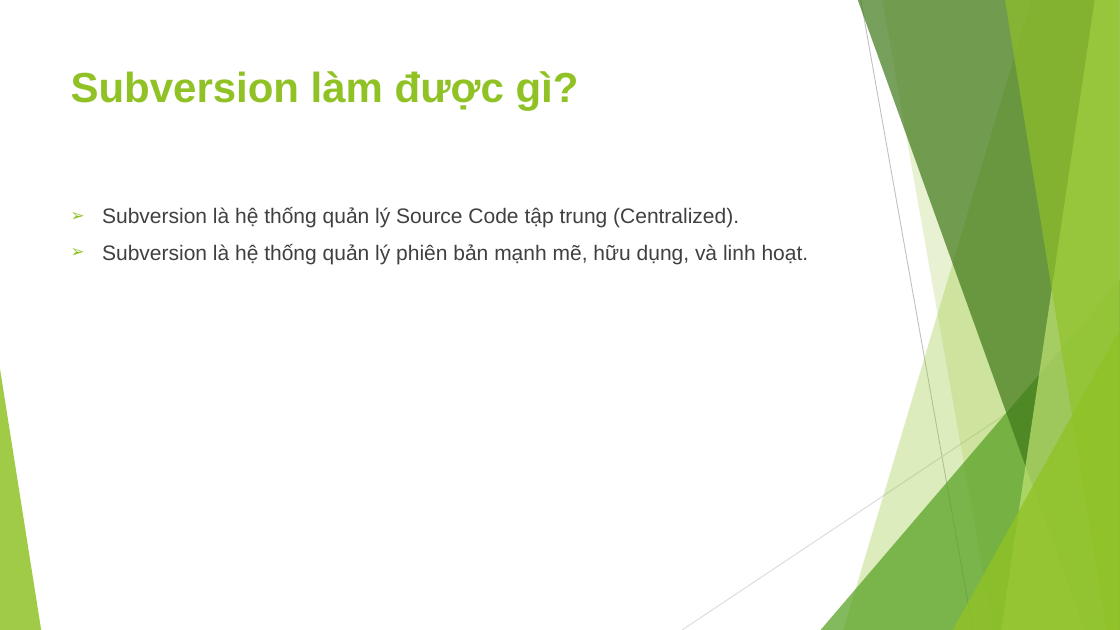
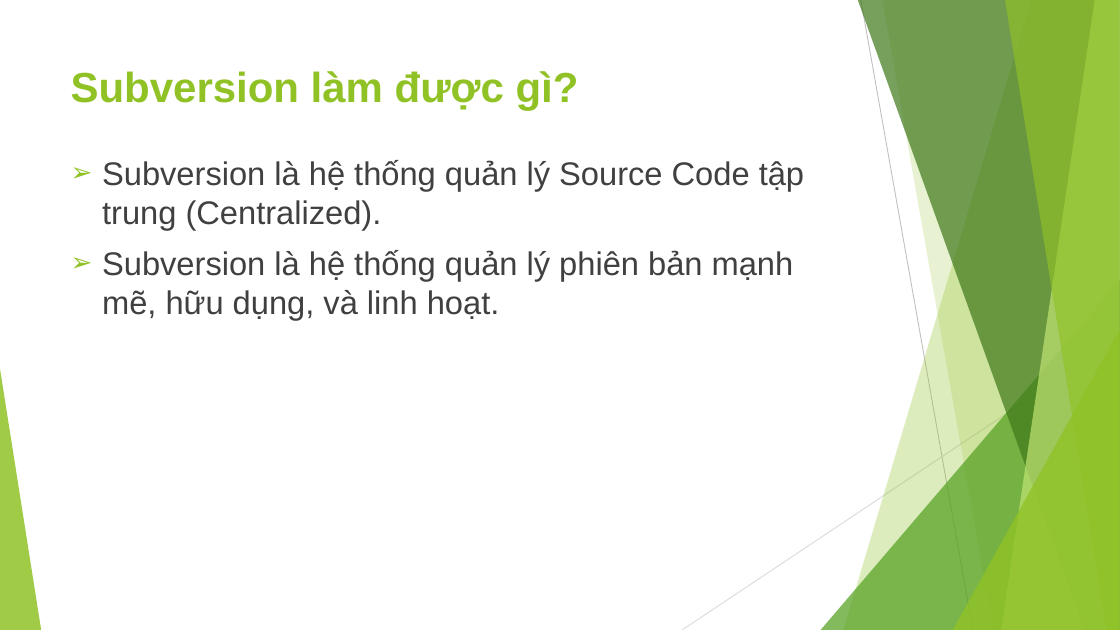
Before and after one commit to leqnam/pmbok-rnl, a slide deck: slide 7 of Bao-cao-QLDA/Nhom-6_SVN.pptx. Drawn at 1120x630 pixels with LibreOffice and Linux fonts; fonts in the diff are those of the drawing. Boxes give left, top, right and bottom in pixels: in the first picture for what was removed or moved away, otherwise in the second. Text is boxed around its words. In the diff, an @@ line names an element or a change of style, - is before the commit and + after.

```diff
--- a/Bao-cao-QLDA/Nhom-6_SVN.pptx
+++ b/Bao-cao-QLDA/Nhom-6_SVN.pptx
@@ text "Subversion là hệ thống quản ...": place and size @@
-text "Subversion là hệ thống quản ..." at (102, 207, 809, 265)
+text "Subversion là hệ thống quản ..." at (102, 160, 804, 320)
@@ text "Subversion là hệ thống quản ..." at (102, 160, 804, 320): size 18 to 28 pt @@
```
Also in this commit, not shown: 20 other slides changed.
